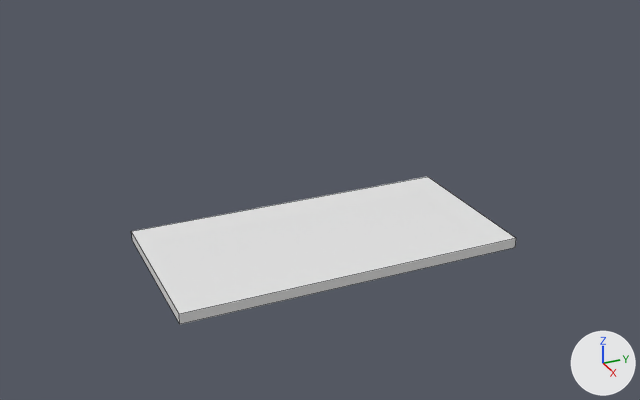
The COLLADA model stage/stage.dae as it was, and as the next commit left it.
Before and after are seen from a 50 mm lens placed at (42.0, -19.1, 23.6), pointed at (2.5, -1.3, 3.8). Lighting does not change. The marker at lower right points along +X, +Y and +Z. Mesh edges are drawn as thin lines. Materials are left out; every surface is plain grey. Where no turn or scale is listed for an object, it has been applied to the vertices.
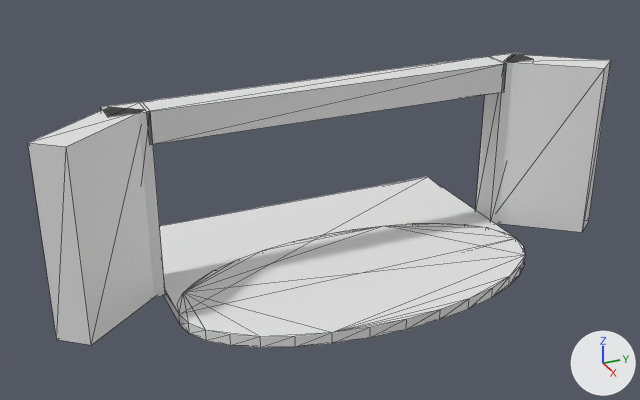
Patch to the scene script:
```diff
--- a/stage/stage.dae.py
+++ b/stage/stage.dae.py
@@ me_cube_005 @@
 # used by ob_cube_005; location = (0.0, 0.0, 0.02)
-me_cube_005.from_pydata(...)  # 8 vertices, 6 faces; spans x -5.0..5.0, y -10.0..10.0, z -0.3..0.3
+me_cube_005.from_pydata(...)  # 112 vertices, 196 faces; spans x -5.0..10.0, y -15.8..15.8, z -0.3..10.0
+# me_cube_005 part 1: a new loose piece, a 32-sided cylinder along z spanning x 0.0..10.0, y -10.0..10.0, z -0.31..0.29
+# me_cube_005 part 2: a new loose piece, a box spanning x 0.8..2.4, y -12.0..-10.0, z 0.0..10.0
+# me_cube_005 part 3: a new loose piece, a box spanning x 0.8..2.4, y 10.0..12.0, z 0.0..10.0
+# me_cube_005 part 4: a new loose piece, a box spanning x 0.8..2.4, y -10.2..10.2, z 8.3..10.0
+# me_cube_005 part 5
+# 6 faces are deleted
+# 8 vertices are added at x 0.9..5.5, y -15.8..15.8, z 0.0
+# 8 new vertices lie (0.0, 0.0, 10.0) away from vertices in x 0.9..5.5, y -15.8..15.8, z 0.0
+# 36 new faces join them
```

Location of each change, [x1, y1, x2, y2] in pixels of the pictures (640 x 400 px):
'Cube_005', reshaped (51% wider, 100% taller): before [131, 177, 516, 324]; after [28, 53, 611, 348]
part 1 of me_cube_005, added: after [179, 239, 525, 348]
part 2 of me_cube_005, added: after [101, 102, 165, 297]
part 3 of me_cube_005, added: after [476, 53, 532, 224]
part 4 of me_cube_005, added: after [143, 56, 507, 145]
part 5 of me_cube_005, built on: before [131, 177, 516, 324]; after [28, 54, 611, 345]
